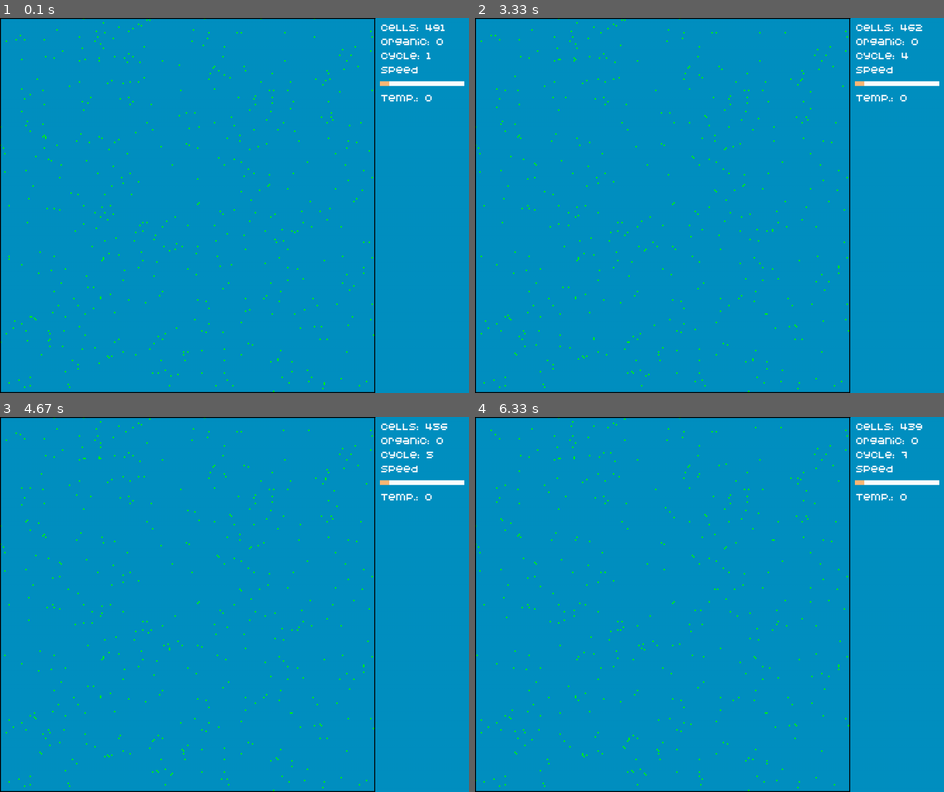
Above: before the commit, frames 1-4 (two rows, left to right).
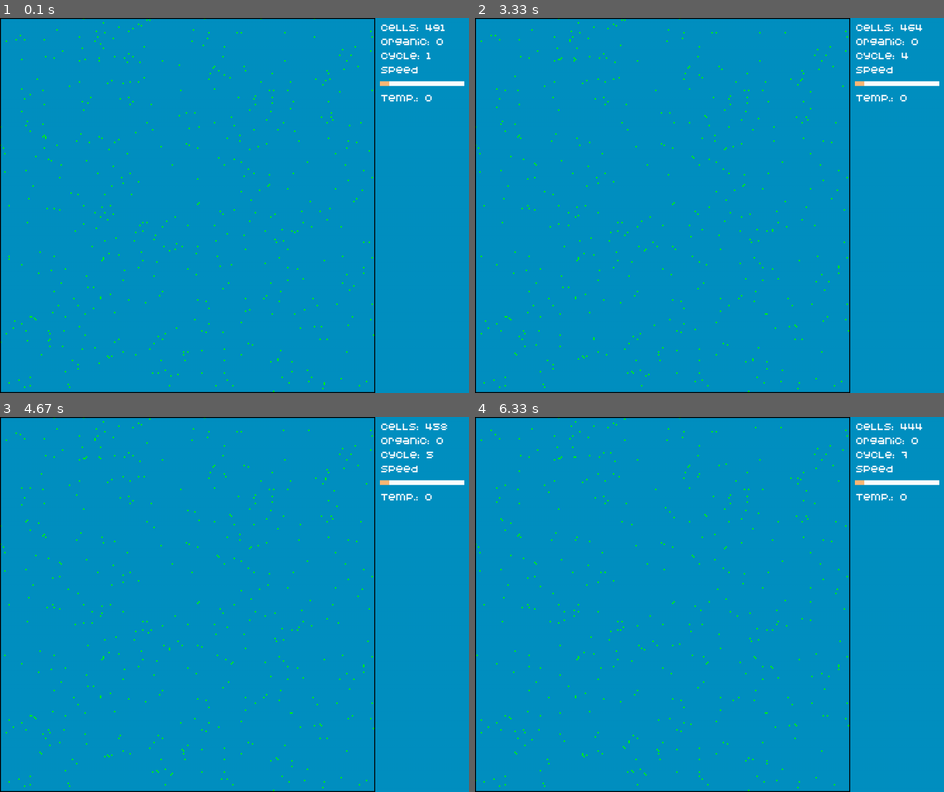
Above: after the commit, the same moments.

Repository: PilotOfAsuka/CellLabPython
Game: pygame game, started from main.py
The game is run twice, just before and just after one commit, with the same random seed, the same clock (stepped at 60 frames per second) and the same inputs.
Inputs (mouse positions are in pixels of both pictures, inside the frame that each line leads up to):
- Up to frame 1 (0.1 s): no input
- Up to frame 2 (3.33 s): press the mouse at (897, 85) at 2.43 s; move the mouse to (784, 205) at 2.53 s; move the mouse to (676, 325) at 2.63 s; release the mouse at (676, 325) at 2.67 s
- Up to frame 3 (4.67 s): no input
- Up to frame 4 (6.33 s): no input

The runs differ from the first frame. In frame 1, less than 0.1% of the frame differs, in the area x 80-81%, y 0-1%; in frame 2, less than 0.1%; in frame 3, less than 0.1%; in frame 4, 0.2%, in the area x 0-96%, y 0-99%.

Commit message:
Update func.py

Diff:
--- a/func.py
+++ b/func.py
@@ -61,8 +61,8 @@
 
     # Положение солнца зависит от цикла, оно движется от левого верхнего до правого нижнего угла
     change_every = 100  # изменять каждые _ циклов
-    sun_x = (cycle // change_every) % cfg.width
-    sun_y = (cycle // change_every) % (cfg.height-cfg.gui_ofset)
+    sun_x = (cycle // change_every) % cfg.width-cfg.gui_ofset
+    sun_y = (cycle // change_every) % cfg.height
 
     # Сила освещенности зависит от положения солнца (простое представление)
     illumination = np.clip(100 - (abs(sun_x - world_size_x/2) + abs(sun_y - world_size_y/2)), 0, 100)
